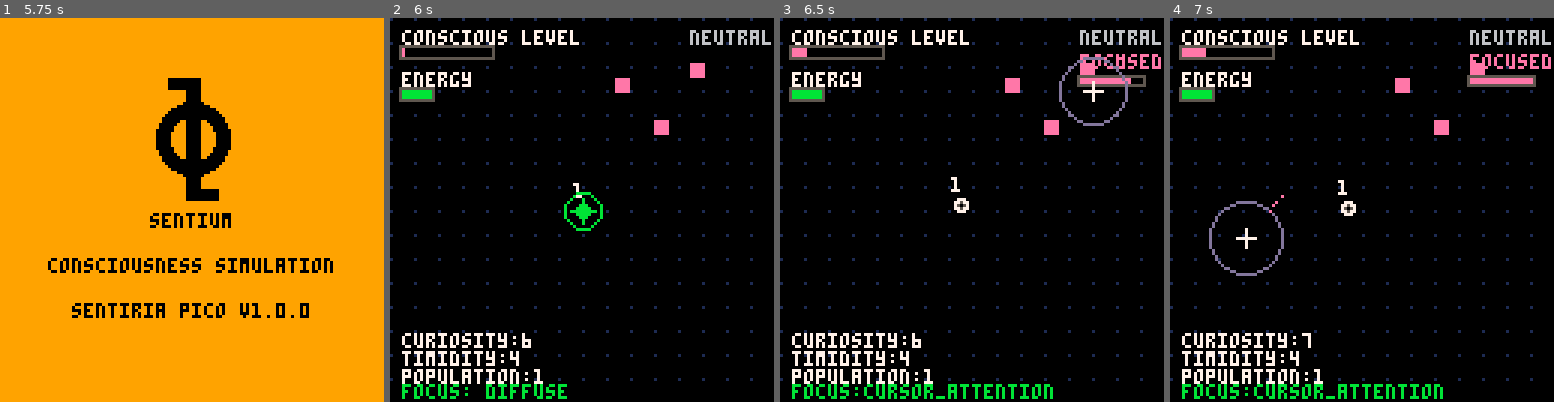
Above: before the commit, frames 1-4 (left to right).
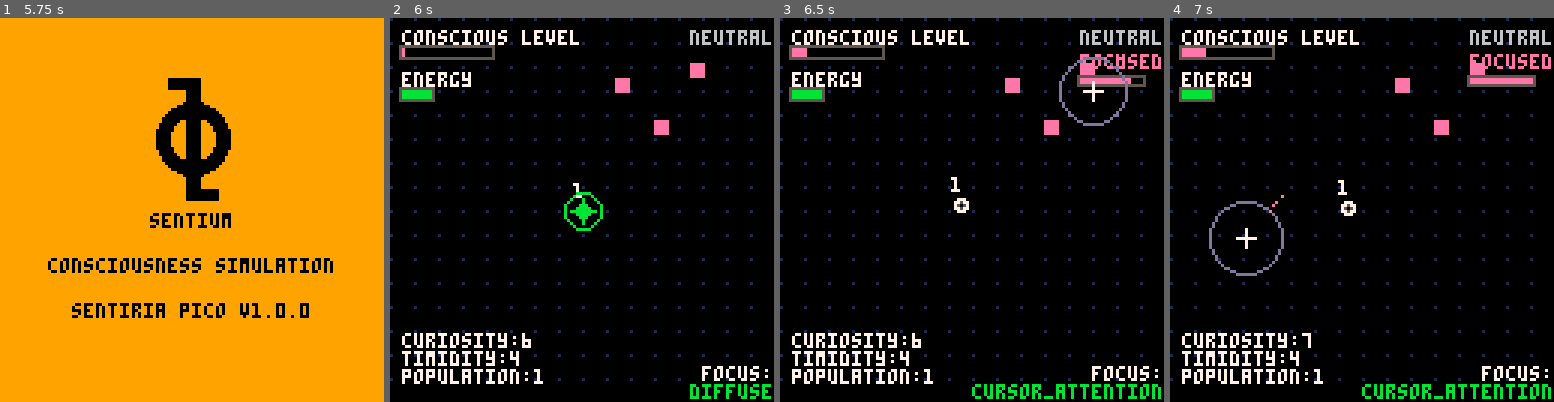
Above: after the commit, the same moments.

Repository: lopanapol/sentium-pico
Game: PICO-8 cartridge sentiria_pico.p8
The game is run twice, just before and just after one commit, with the same random seed, the same clock (stepped at 60 frames per second) and the same inputs.
Inputs (mouse positions are in pixels of both pictures, inside the frame that each line leads up to):
- Up to frame 1 (5.75 s): click (280, 121) at 0.67 s; click (46, 267) at 1.22 s; click (107, 114) at 1.77 s; click (172, 259) at 2.32 s; click (234, 106) at 2.87 s; click (295, 256) at 3.42 s; click (61, 102) at 3.97 s; click (122, 248) at 4.52 s; click (184, 94) at 5.07 s; click (249, 244) at 5.62 s
- Up to frame 2 (6 s): no input
- Up to frame 3 (6.5 s): click (1091, 90) at 6.17 s
- Up to frame 4 (7 s): click (1246, 236) at 6.72 s

Frame 1 is identical in both runs. In frame 2, 1.4% of the frame differs, in the area x 3-100%, y 90-100%; in frame 3, 1.9%; in frame 4, 1.9%.

Commit message:
Refactor global workspace UI; reposition focus indicator, add label, and improve right-alignment for better visibility.

Diff:
--- a/sentiria_pico.p8
+++ b/sentiria_pico.p8
@@ -1143,8 +1143,15 @@
     print("prediction error", emo_x, emo_y + 24, 8)
   end
 
-  -- Global workspace indicator at bottom left to right
-  local focus_y = 122 -- Bottom of screen
+  -- Global workspace indicator at bottom right (two lines)
+  local focus_y = 116 -- Bottom of screen, leaving room for two lines
+
+  -- Always show "focus:" label
+  local focus_label = "focus:"
+  local label_x = 128 - (#focus_label * 4) -- Right-align
+  print(focus_label, label_x, focus_y, 7) -- White text for label
+
+  -- Show status below the label
   if global_workspace.current_focus then
     local focus_color = 12
     if global_workspace.current_focus.type == "cursor_attention" then
@@ -1154,9 +1161,13 @@
     elseif global_workspace.current_focus.type == "emotional_state" then
       focus_color = 8
     end
-    print("focus:"..global_workspace.current_focus.type, 4, focus_y, focus_color)
+    local status_text = global_workspace.current_focus.type
+    local status_x = 128 - (#status_text * 4) -- Right-align
+    print(status_text, status_x, focus_y + 6, focus_color)
   else
-    print("focus: diffuse", 4, focus_y, 11)
+    local diffuse_text = "diffuse"
+    local diffuse_x = 128 - (#diffuse_text * 4) -- Right-align
+    print(diffuse_text, diffuse_x, focus_y + 6, 11)
   end
 end
 
